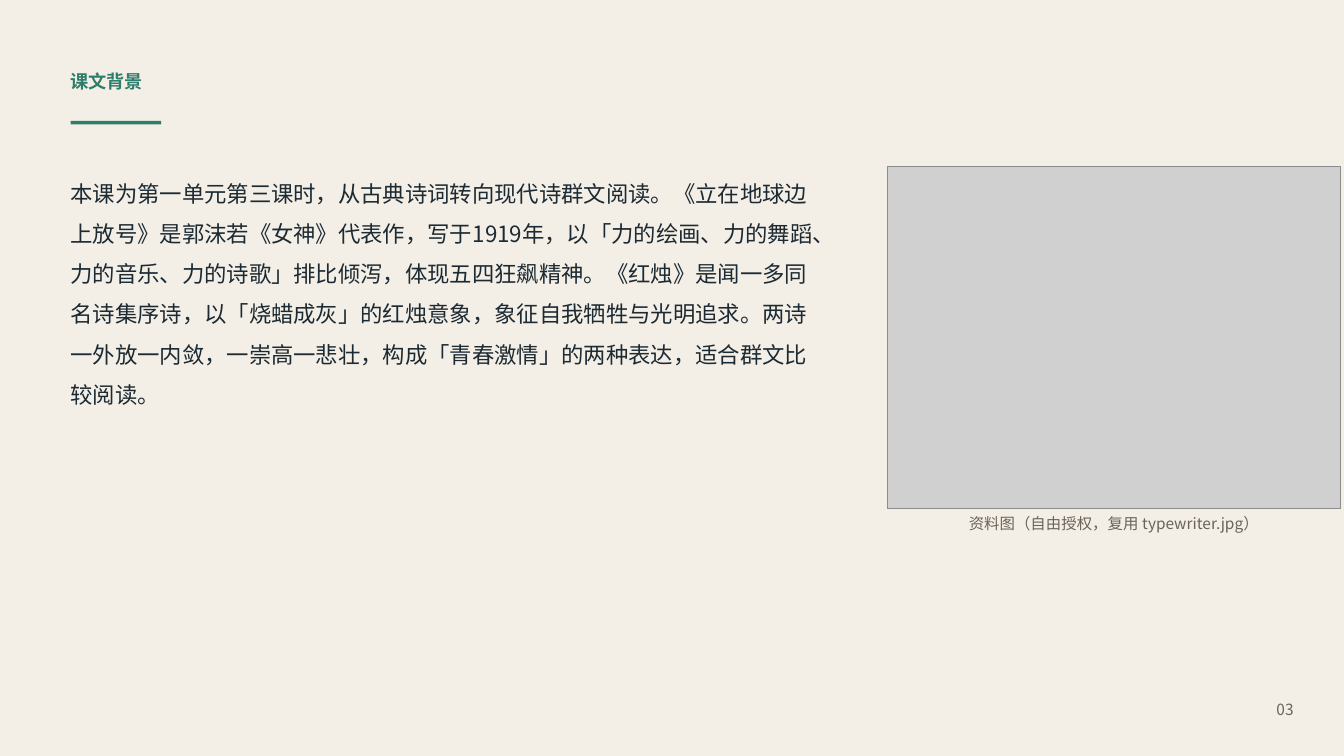
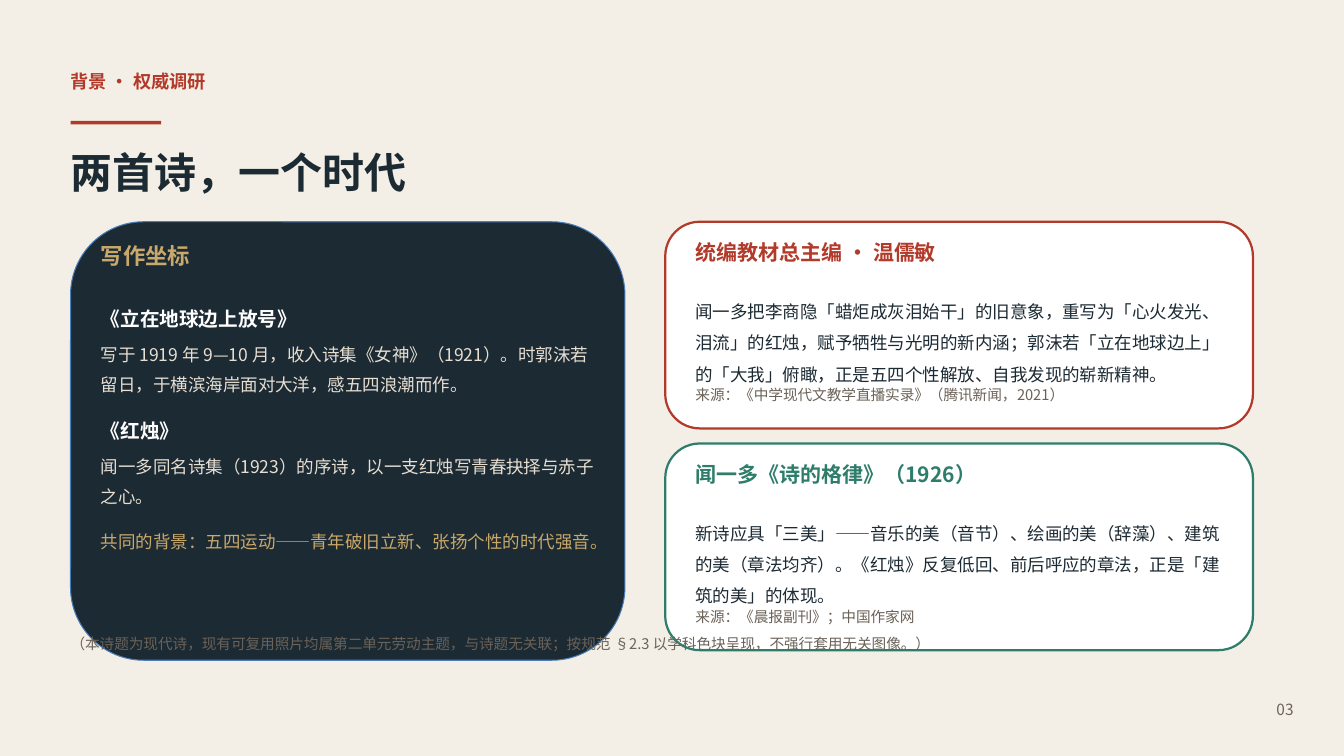
Before and after one commit to katarakinkim-arch/english-lesson-miniprogram, a slide deck: slide 3 of preview_v7/cn/l-cn-bs-u1-3.pptx. Drawn at 1344x756 pixels with LibreOffice and Linux fonts; fonts in the diff are those of the drawing; grey boxes stand for pictures. Boxes give left, top, right and bottom in pixels: in the first picture for what was removed or moved away, otherwise in the second. Text is boxed around its words. In the diff, an @@ line names an element or a change of style, - is before the commit and + after.

Commit message:
fine: 语文 必修上 u2-1 + 第一单元 u1-1..u1-3 精细化课堂PPTX（四层审计全PASS）

```diff
--- a/preview_v7/cn/l-cn-bs-u1-3.pptx
+++ b/preview_v7/cn/l-cn-bs-u1-3.pptx
@@ text at <box>71,72,206,90</box>: text changed; text colour #2E7D6B to #B23A2A @@
-课文背景
+背景 · 权威调研
@@ rectangle at <box>71,121,161,124</box>: fill #2E7D6B to #B23A2A @@
@@ text added at <box>71,152,407,194</box>, 30 pt, text #1C2A33, bold @@
+两首诗，一个时代
@@ picture removed at <box>887,166,1341,509</box> @@
@@ text removed at <box>71,183,835,405</box> @@
-本课为第一单元第三课时，从古典诗词转向现代诗群文阅读。《立在地球边上放号》是郭沫若《女神》代表作，写于1919年，以「力的绘画、力的舞蹈、力的音乐、力的诗歌」排比倾泻，体现五四狂飙精神。《红烛》是闻一多同名诗集序诗，以「烧蜡成灰」的红烛意象，象征自我牺牲与光明追求。两诗一外放一内敛，一崇高一悲壮，构成「青春激情」的两种表达，适合群文比较阅读。
@@ rounded rectangle added at <box>71,222,625,660</box>, fill #1C2A33, outline #4B7EBC 0.75 pt @@
@@ rounded rectangle added at <box>665,222,1253,429</box>, fill #FFFFFF, outline #B23A2A 1.6 pt @@
@@ text added at <box>101,245,190,266</box>, 16 pt, text #C8A86B, bold @@
+写作坐标
@@ text added at <box>695,240,936,266</box>, 15 pt, text #B23A2A, bold @@
+统编教材总主编 · 温儒敏
@@ text added at <box>101,309,608,550</box>, 12.5 pt, text #E7DFD2 @@
+《立在地球边上放号》
+写于 1919 年 9—10 月，收入诗集《女神》（1921）。时郭沫若留日，于横滨海岸面对大洋，感五四浪潮而作。
+《红烛》
+闻一多同名诗集（1923）的序诗，以一支红烛写青春抉择与赤子之心。
+共同的背景：五四运动——青年破旧立新、张扬个性的时代强音。
@@ text added at <box>695,303,1219,383</box>, 12.5 pt, text #1C2A33 @@
+闻一多把李商隐「蜡炬成灰泪始干」的旧意象，重写为「心火发光、泪流」的红烛，赋予牺牲与光明的新内涵；郭沫若「立在地球边上」的「大我」俯瞰，正是五四个性解放、自我发现的崭新精神。
@@ text added at <box>695,387,1064,402</box>, 10.5 pt, text #6B6258 @@
+来源：《中学现代文教学直播实录》（腾讯新闻，2021）
@@ rounded rectangle added at <box>665,444,1253,650</box>, fill #FFFFFF, outline #2E7D6B 1.6 pt @@
@@ text added at <box>695,464,976,484</box>, 15 pt, text #2E7D6B, bold @@
+闻一多《诗的格律》（1926）
@@ text added at <box>695,525,1219,604</box>, 12.5 pt, text #1C2A33 @@
+新诗应具「三美」——音乐的美（音节）、绘画的美（辞藻）、建筑的美（章法均齐）。《红烛》反复低回、前后呼应的章法，正是「建筑的美」的体现。
@@ text removed at <box>969,516,1259,533</box> @@
-资料图（自由授权，复用 typewriter.jpg）
@@ text added at <box>695,609,914,624</box>, 10.5 pt, text #6B6258 @@
+来源：《晨报副刊》；中国作家网
@@ text added at <box>71,635,930,654</box>, 10.5 pt, text #6B6258 @@
+（本诗题为现代诗，现有可复用照片均属第二单元劳动主题，与诗题无关联；按规范 §2.3 以学科色块呈现，不强行套用无关图像。）
```
Also in this commit, not shown: 5 other slides changed, 3 slides added, 3 slides removed, 9 other files.
